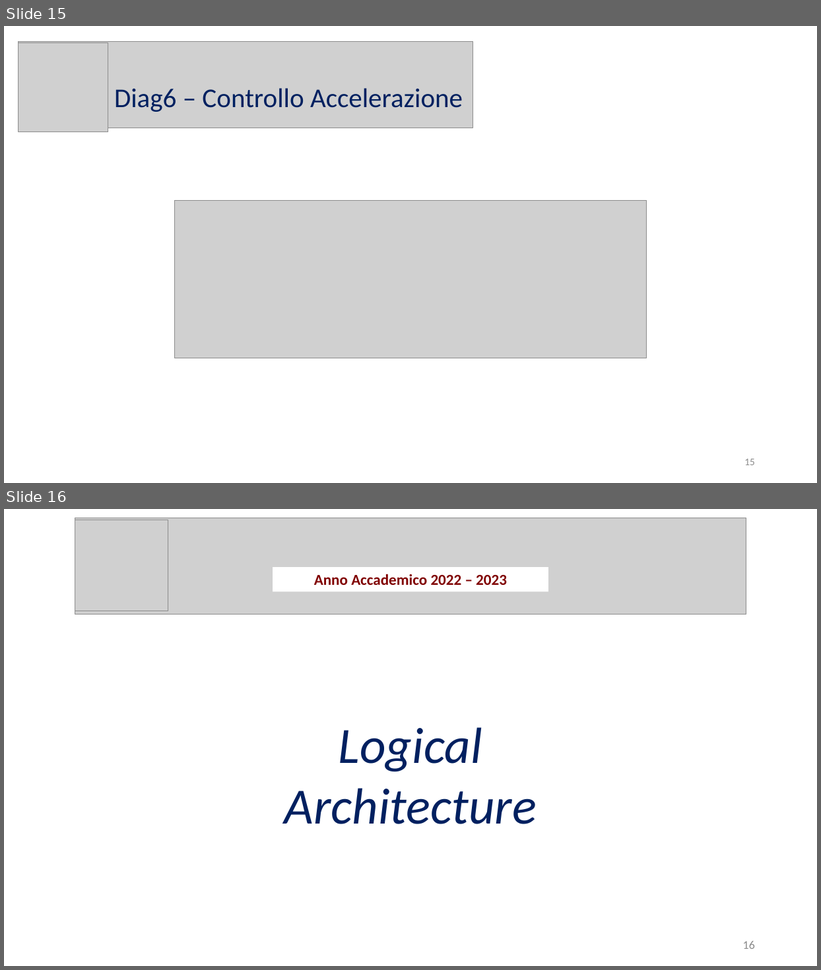
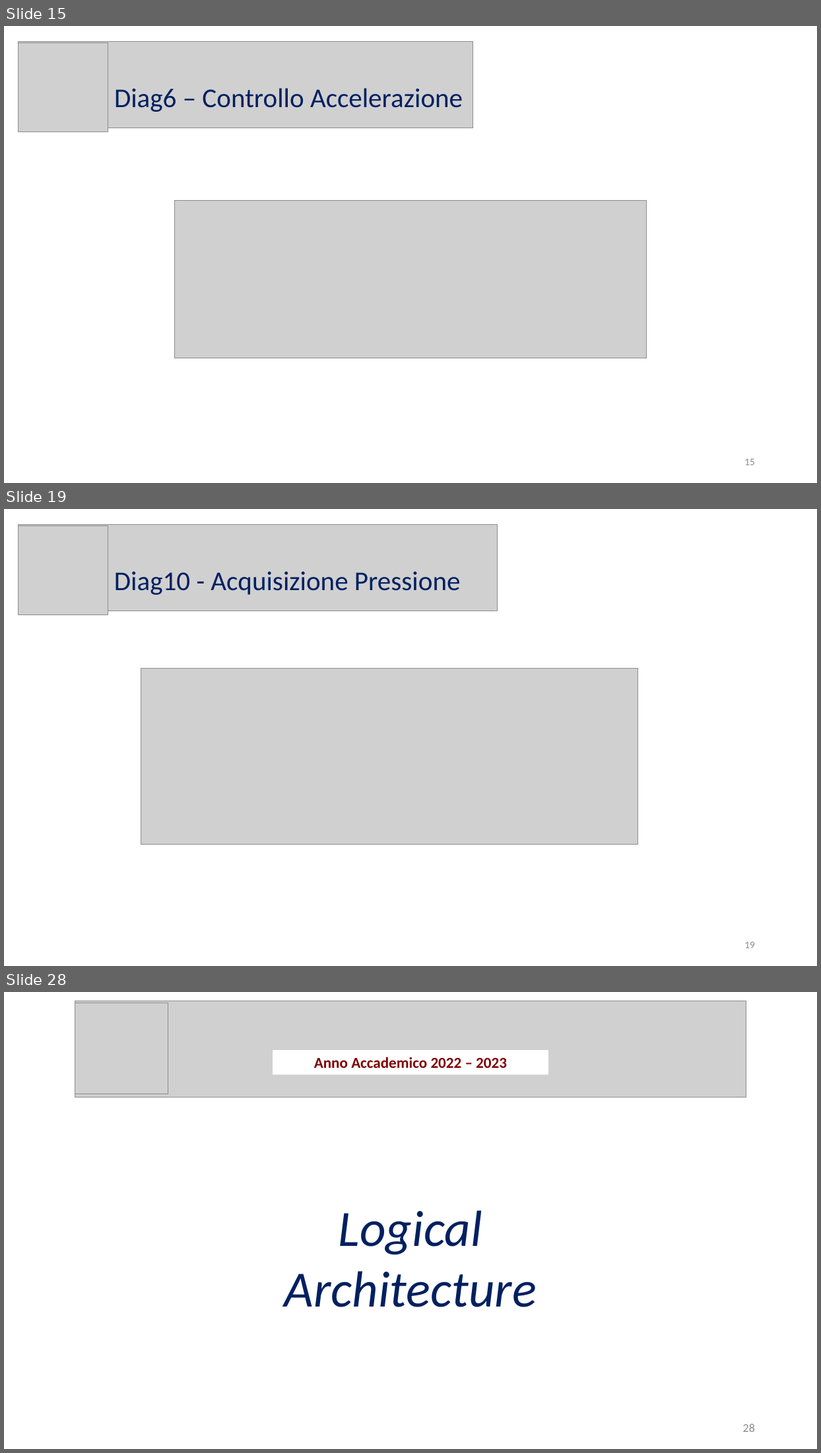
Before and after one commit to Wonderjack996/unimib-software-architecture, a slide deck: Progetto/Presentazione - Savazzi.pptx. Shown one above the other, each under a label of ours: slides 15 and 16 before the commit, slides 15, 19 and 28 after it; the slides between them are not shown. The pictures are 821x970 and 821x1453 pixels, drawn with LibreOffice and Linux fonts; fonts in the diff are those of the drawing; grey boxes stand for pictures. Boxes give left, top, right and bottom in pixels: in the first picture for what was removed or moved away, otherwise in the second. Text is boxed around its words. In the diff, an @@ line names an element or a change of style, - is before the commit and + after.

```diff
--- a/Progetto/Presentazione - Savazzi.pptx
+++ b/Progetto/Presentazione - Savazzi.pptx
@@ slide 19 added at box(4, 509, 817, 966), background #FFFFFF @@
@@ picture added at box(19, 524, 498, 611) @@
@@ picture added at box(19, 526, 108, 615) @@
@@ text added at box(114, 572, 461, 595), 32 pt, text #002060 @@
+Diag10 - Acquisizione Pressione
@@ picture added at box(141, 668, 638, 845) @@
@@ page number added at box(745, 942, 755, 949), 12 pt, text #8C8C8C @@
+19
@@ what was slide 16 is now slide 28 @@
@@ page number at box(743, 1424, 755, 1432): text changed @@
-16
+28
```
Also in this commit, not shown: 11 other slides added, 1 other file.
